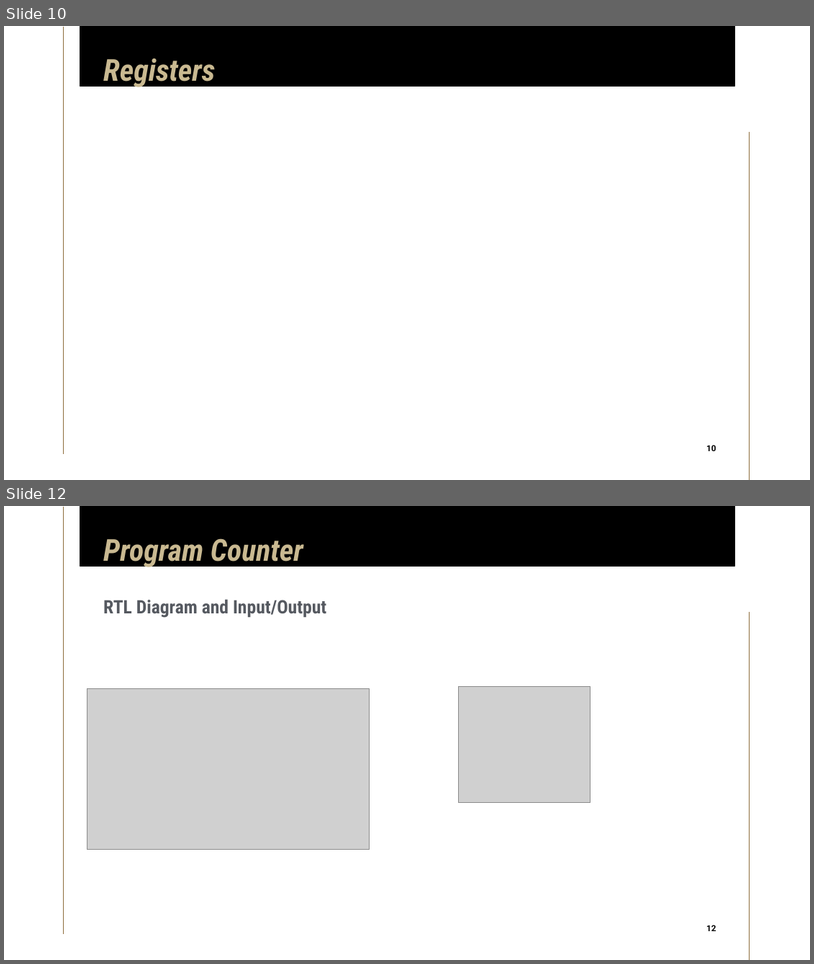
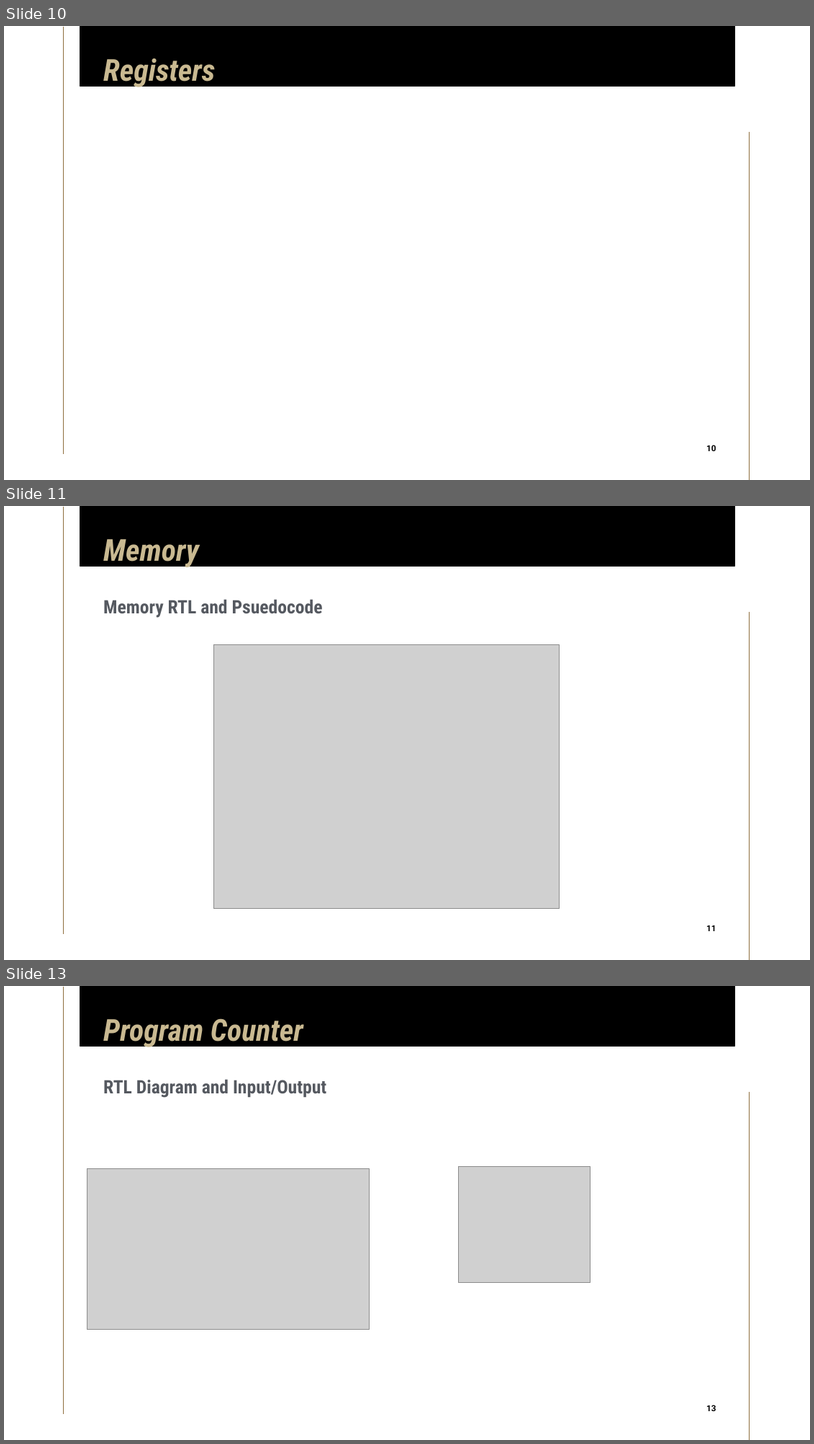
Before and after one commit to limichael246/STARS_2024, a slide deck: Project_Proposal.pptx. Shown one above the other, each under a label of ours: slides 10 and 12 before the commit, slides 10, 11 and 13 after it; the slides between them are not shown. The pictures are 814x964 and 814x1444 pixels, drawn with LibreOffice and Linux fonts; fonts in the diff are those of the drawing; grey boxes stand for pictures. Boxes give left, top, right and bottom in pixels: in the first picture for what was removed or moved away, otherwise in the second. Text is boxed around its words. In the diff, an @@ line names an element or a change of style, - is before the commit and + after.

```diff
--- a/Project_Proposal.pptx
+++ b/Project_Proposal.pptx
@@ slide 11 added at (4,506,810,960), background #FFFFFF; not listed: 3 template elements that a slide beside it also shows @@
@@ title added at (103,539,199,568), 36 pt, text #C9B991, bold, italic @@
+Memory
@@ subtitle added at (103,599,323,618), 22 pt, text #555960, bold @@
+Memory RTL and Psuedocode
@@ picture added at (214,644,560,908) @@
@@ page number added at (702,921,721,936), 10 pt, text #000000, bold @@
+11
@@ what was slide 12 is now slide 13 @@
```
Also in this commit, not shown: 1 other slide added, 1 slide removed.
